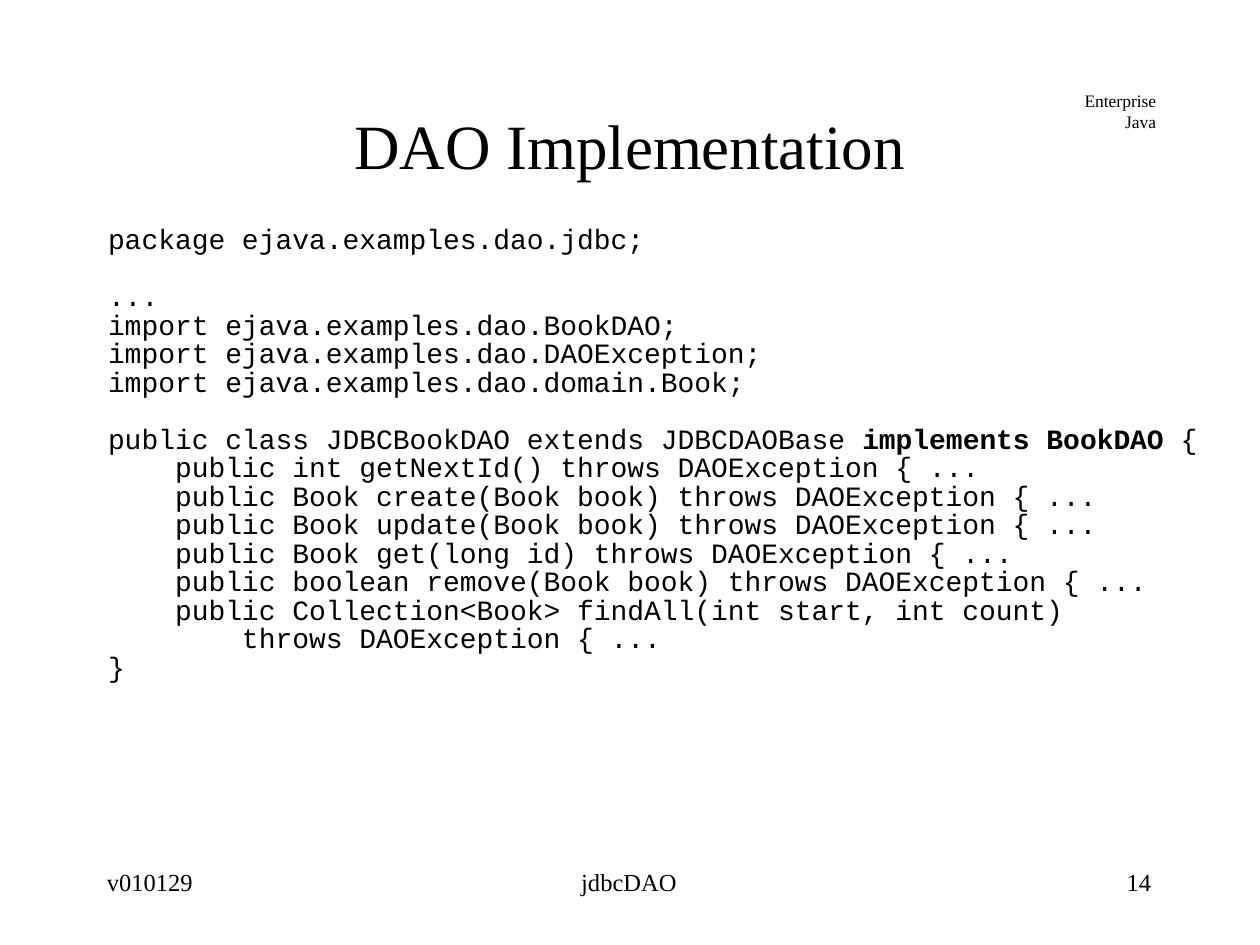
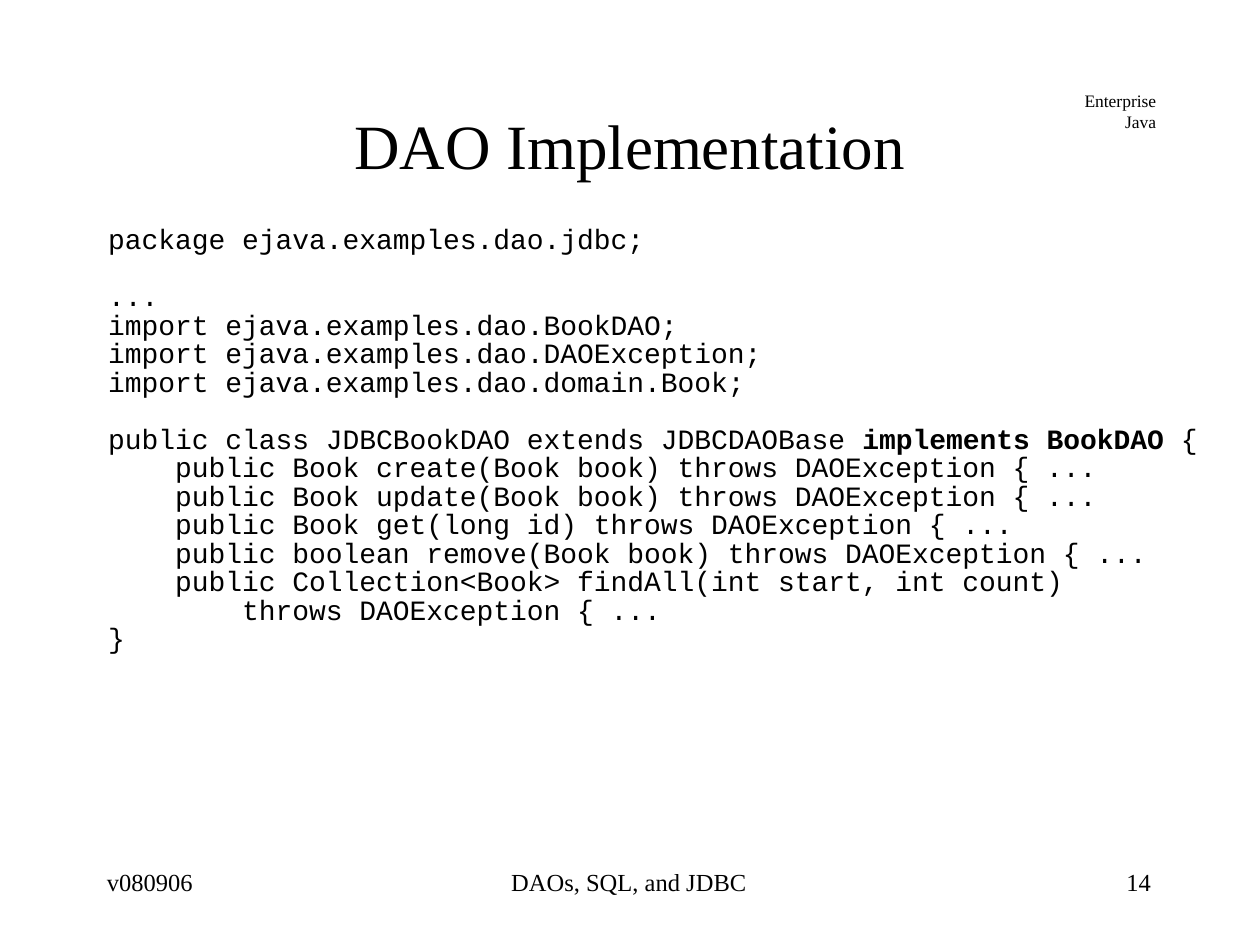
Before and after one commit to jcstaff/ejava-javaee, a slide deck: slide 14 of jdbcDAO/src/site/resources/lectures/jdbcDAO.ppt. Drawn at 1260x945 pixels with LibreOffice and Linux fonts; fonts in the diff are those of the drawing. Boxes give left, top, right and bottom in pixels: in the first picture for what was removed or moved away, otherwise in the second. Text is boxed around its words. In the diff, an @@ line names an element or a change of style, - is before the commit and + after.

```diff
--- a/jdbcDAO/src/site/resources/lectures/jdbcDAO.ppt
+++ b/jdbcDAO/src/site/resources/lectures/jdbcDAO.ppt
@@ text at bbox=[175, 457, 879, 483]: paragraph removed @@
-public int getNextId() throws DAOException { ...
@@ text at bbox=[107, 874, 193, 892]: text changed @@
-v010129
+v080906
@@ text at bbox=[511, 874, 746, 895]: text changed @@
-jdbcDAO
+DAOs, SQL, and JDBC
```
Also in this commit, not shown: 97 other slides changed, 1 slide added, 1 slide removed, 4 other files.
